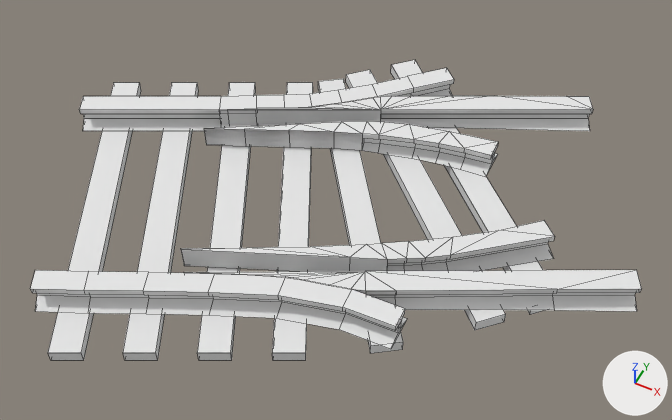
What one commit did to the OBJ model models/advtrains_dtrack_s3_tieless_s_60.obj.
Camera for both pictures: a camera (50 mm lens) standing at (1.16, -2.32, 2.38) and looking at (0.03, -0.06, -0.45). Every picture has the same lights, and +X, +Y and +Z are marked at lower right. Mesh edges are drawn as thin lines. Where no turn or scale is listed for an object, it has been applied to the vertices.

Names of what the first picture shows: 'Closure.30_30_st_l.001_BezierCurve.023', 'Closure.30_30_st_r.001_Plane.015', 'Closure.30_45_cr_l.001_BezierCurve.024', 'Closure.30_st_cr_r.001_BezierCurve.026', 'dtrack_s3_30.sleepers.001_Cube.009', 'dtrack_s3_30.stockrails.001_Cube.008'.
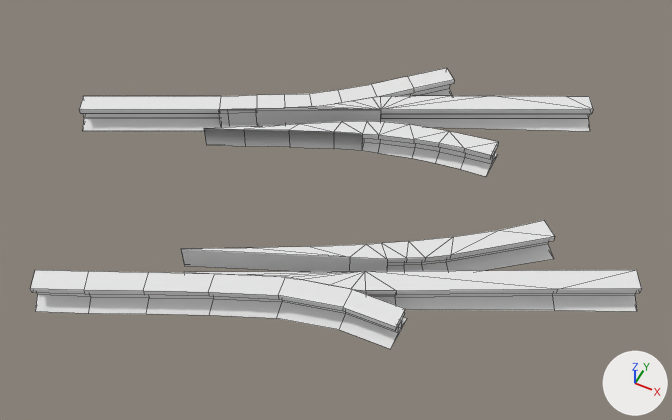
What the commit changed:
me_closure_30_30_st_l_001_beziercurve_023 has 46 vertices, 42 faces and spans x -0.3..1.25, y -0.66..0.13, z -0.46..-0.36.
me_closure_30_30_st_l_001_beziercurve_023 is used by ob_closure_30_30_st_l_001_beziercurve_023; location (0.0, 0.0, 0.0).
Verts and faces of me_closure_30_30_st_l_001_beziercurve_023; kept vertices keep their numbers, new ones are numbered from 46.
Before the commit, vertices of me_closure_30_30_st_l_001_beziercurve_023: 0 (-0.3, -0.66, -0.36) at pixel (183, 272), 1 (-0.09, -0.56, -0.36) at pixel (247, 274), 11 (-0.3, -0.66, -0.36) at pixel (183, 272), 13 (0.3, -0.35, -0.36) at pixel (365, 271), 37 (0.3, -0.35, -0.46).
Before the commit, vertices of me_closure_30_30_st_l_001_beziercurve_023: 38 (-0.3, -0.66, -0.46), 39 (-0.09, -0.56, -0.46), 45 (-0.3, -0.66, -0.46).
Part 1, on me_closure_30_30_st_l_001_beziercurve_023:
Faces deleted: (11, 13, 37, 45), (0, 11, 45, 38), (0, 38, 39, 1), (1, 13, 11), (0, 1, 11).
New faces: (0, 13, 37, 38), (0, 38, 45, 11), (1, 11, 45, 39), (0, 1, 13), (0, 11, 1).
Object 'dtrack_s3_30.sleepers.001_Cube.009' (ob_dtrack_s3_30_sleepers_001_cube_009) is deleted.

Boxes (x1, y1, x2, y2) around the edits, measured in the pictures (672 x 420 px; the box of a moved part takes in the faces that stretch with it):
'dtrack_s3_30.sleepers.001_Cube.009', deleted: before (48, 60, 544, 360)
part 1 of me_closure_30_30_st_l_001_beziercurve_023, moved or reshaped: (184, 271, 357, 275) in both
